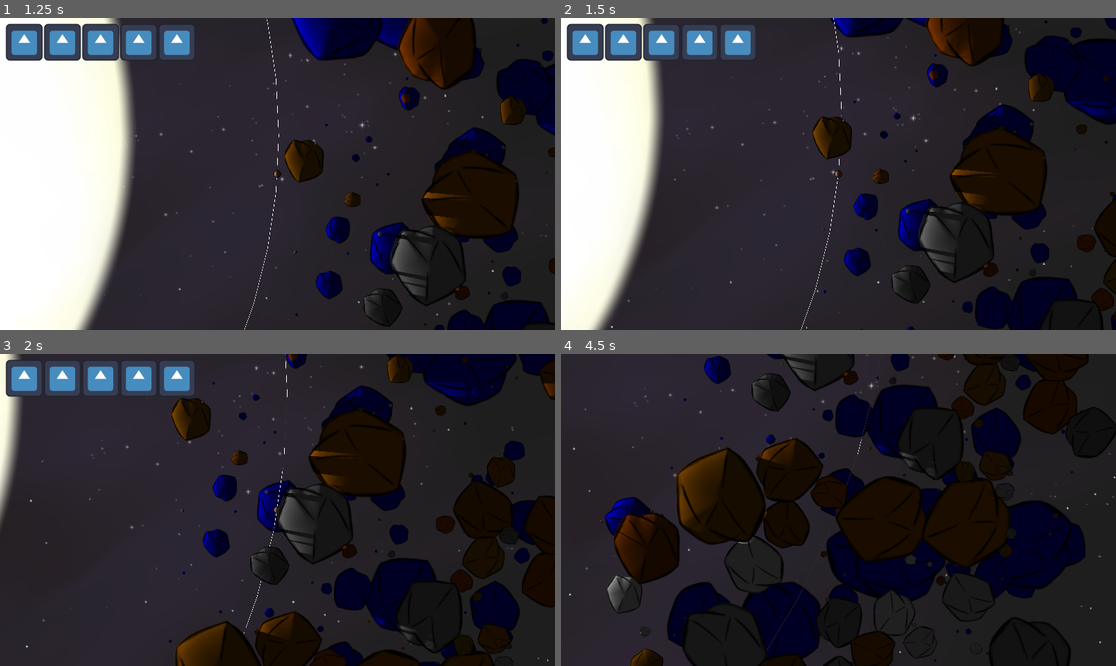
Above: before the commit, frames 1-4 (two rows, left to right).
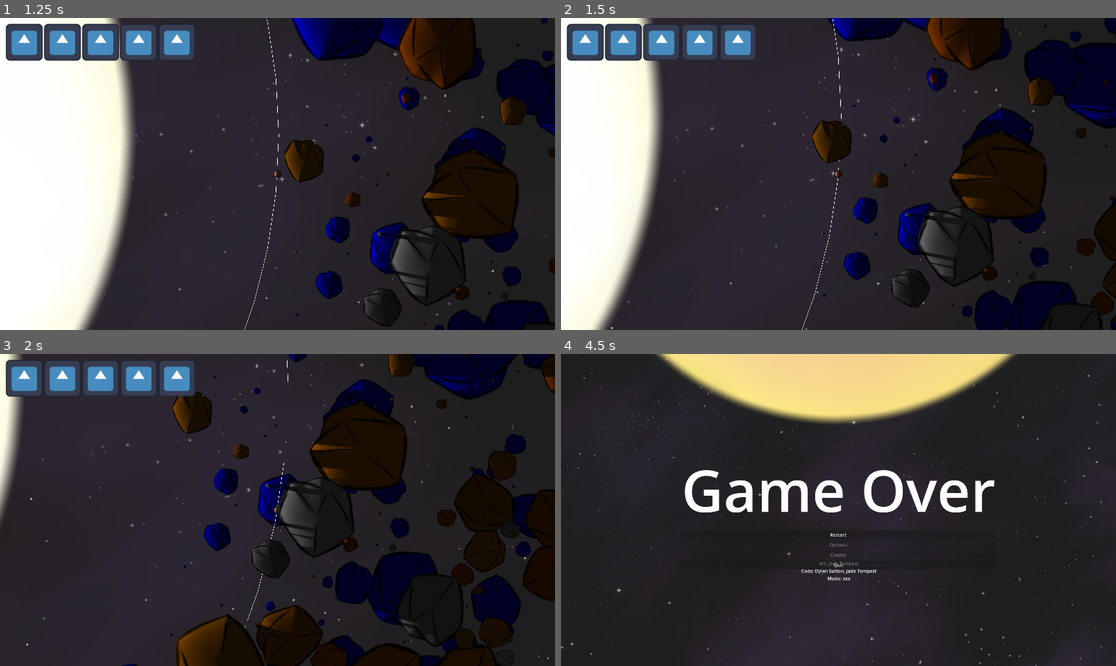
Above: after the commit, the same moments.

Repository: Aroweeri/gmtk2025
Game: Godot game, scene res://scenes/MainMenu.tscn
Same seed, same stepped clock (60 frames per second), same inputs: the game is played once before the commit and once after it. The engine's default icon, where the game draws it, is replaced by a stand-in: a white triangle on a blue panel in a dark square.
Inputs:
- Up to frame 1 (1.25 s): click "Start" at 0.5 s
- Up to frame 2 (1.5 s): hold Up (ui_up) from 1.28 s (still down); hold Space (boost) from 1.28 s (still down)
- Up to frame 3 (2 s): keep holding Up (ui_up); keep holding Space (boost)
- Up to frame 4 (4.5 s): release Up (ui_up) at 2.03 s; release Space (boost) at 2.03 s; hold Down (ui_down) 2.03-2.78 s; tap Space (boost) at 2.1, 3.6 s; hold Space (boost) 2.78-3.53 s; hold Up (ui_up) 2.78-4.28 s; hold Down (ui_down) from 4.28 s (still down); hold Space (boost) from 4.28 s (still down)

Frame 1 is identical in both runs. In frame 2, 5.7% of the frame differs, in the area x 5-100%, y 0-100%; in frame 3, 10%; in frame 4, 48%, in the area x 0-100%, y 0-100%.

Commit message:
Apply acceleration to boost.

Diff:
--- a/scripts/rotator.gd
+++ b/scripts/rotator.gd
@@ -1,19 +1,26 @@
 extends Node2D
 
-var ROTATION_SPEED=2000
+var BASE_ROTATION_SPEED=2000
+var MAX_ROTATION_SPEED=0.003
+var additionalRotationSpeed=0
 
 func _physics_process(delta: float) -> void:
 
 	#rotate faster/slower based on distance from center of world to player
 	var distance_to_player = self.global_position.distance_to($Player.global_position)
 
-	var rotate_amount = ROTATION_SPEED/2 * (1/distance_to_player) * delta
+	var rotate_amount = BASE_ROTATION_SPEED/2 * (1/distance_to_player) * delta
+
 	if(Input.is_action_pressed("ui_down") or Input.is_action_pressed("ui_up")):
 		rotate_amount /= 2
 
-
 	#print("Distance: %0.2f Degrees/Sec: %0.2f" % [distance_to_player, rad_to_deg(rotate_amount)/delta])
 	if(Input.is_action_pressed("boost")):
-		rotate(rotate_amount*3)
-	else:
-		rotate(rotate_amount);
+		if(additionalRotationSpeed < 0.002):
+			additionalRotationSpeed += 0.01 * delta
+	elif additionalRotationSpeed > 0:
+		additionalRotationSpeed -= 0.01 * delta
+		if(additionalRotationSpeed < 0):
+			additionalRotationSpeed = 0;
+
+	rotate(rotate_amount + additionalRotationSpeed);
